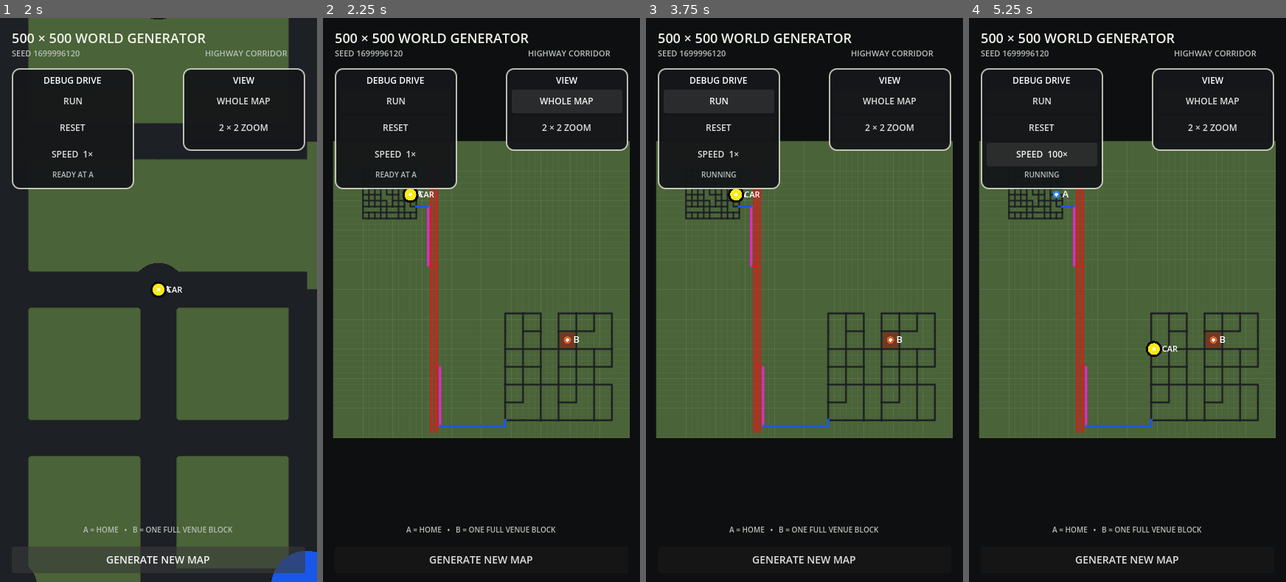
Above: before the commit, frames 1-4 (left to right).
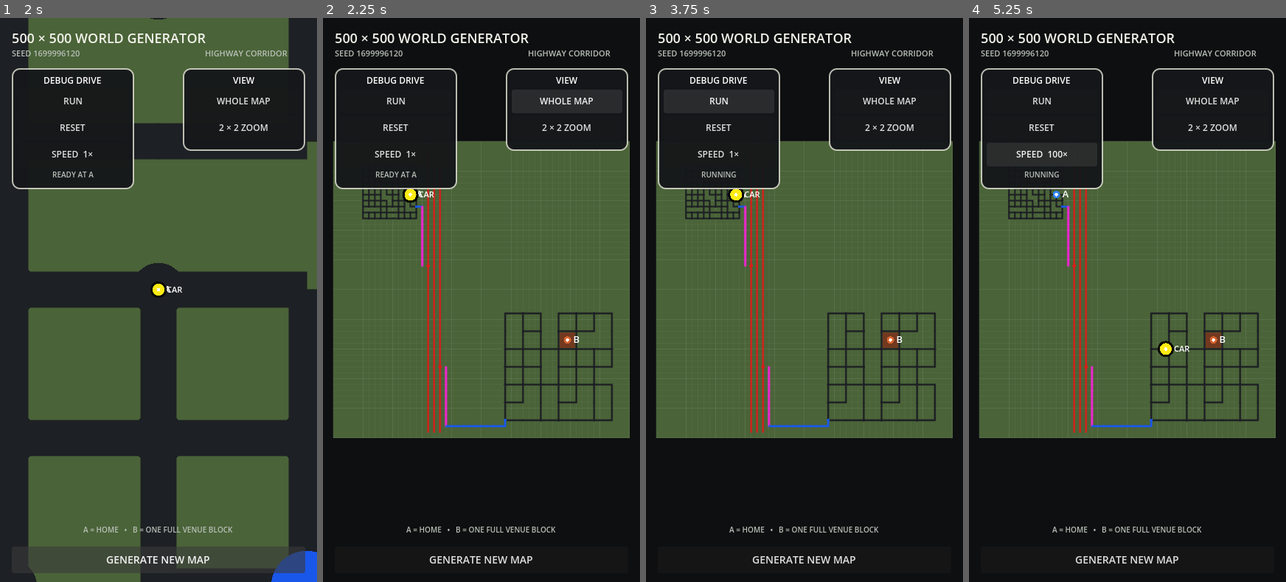
Above: after the commit, the same moments.

Repository: patrickcallahancomedy/comedian
Game: Godot game, scene res://scenes/drive/grid_world_prototype.tscn
Same seed, same stepped clock (60 frames per second), same inputs: the game is played once before the commit and once after it. This scene is started directly instead of the project's main scene.
Inputs:
- Up to frame 1 (2 s): click "GENERATE NEW MAP" at 0.5 s; click "GENERATE NEW MAP" at 1.25 s
- Up to frame 2 (2.25 s): click "WHOLE MAP" at 2 s
- Up to frame 3 (3.75 s): click "2 × 2 ZOOM" at 2.75 s; click "RUN" at 3.5 s
- Up to frame 4 (5.25 s): click "SPEED 1×" at 4.25 s; click "SPEED 10×" at 5 s

Frame 1 is identical in both runs. In frame 2, 1.5% of the frame differs, in the area x 30-40%, y 30-74%; in frame 3, 1.5%; in frame 4, 1.7%, in the area x 30-70%, y 30-74%.

Commit message:
Restore locked highway lane geometry

Diff:
--- a/godot/scripts/drive/grid_world_generator.gd
+++ b/godot/scripts/drive/grid_world_generator.gd
@@ -42,8 +42,8 @@
 const CONNECTOR_STEP := 10
 const HIGHWAY_EDGE_MARGIN := 10
 const HIGHWAY_CLEARANCE := 30
-const HIGHWAY_LANE_SPACING := 5
-const RAMP_STANDOFF := 10
+const HIGHWAY_LANE_SPACING := 10
+const RAMP_STANDOFF := 20
 const RAMP_RUN := 100
 
 const WORLD_MARGIN := 20
